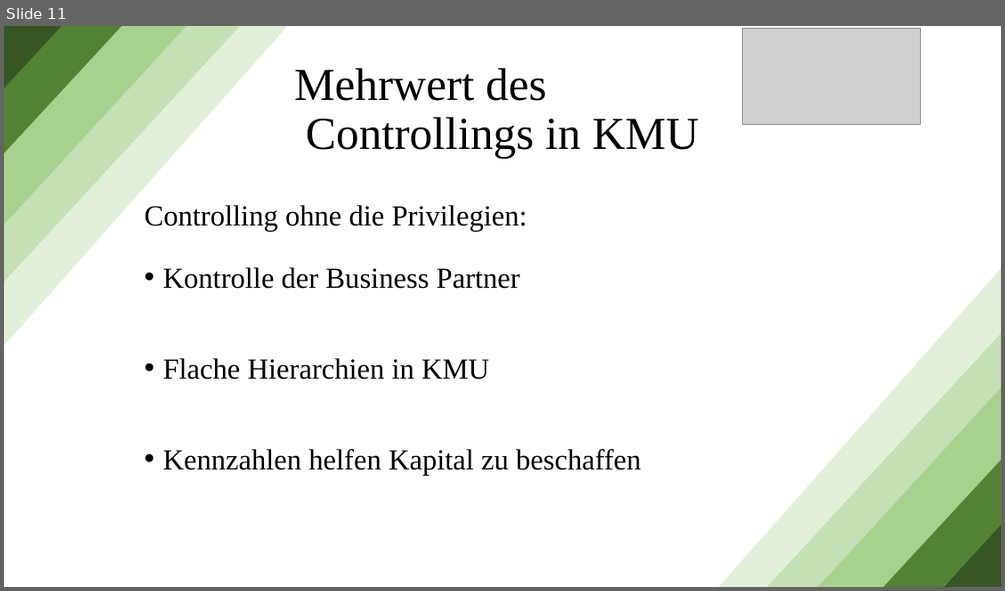
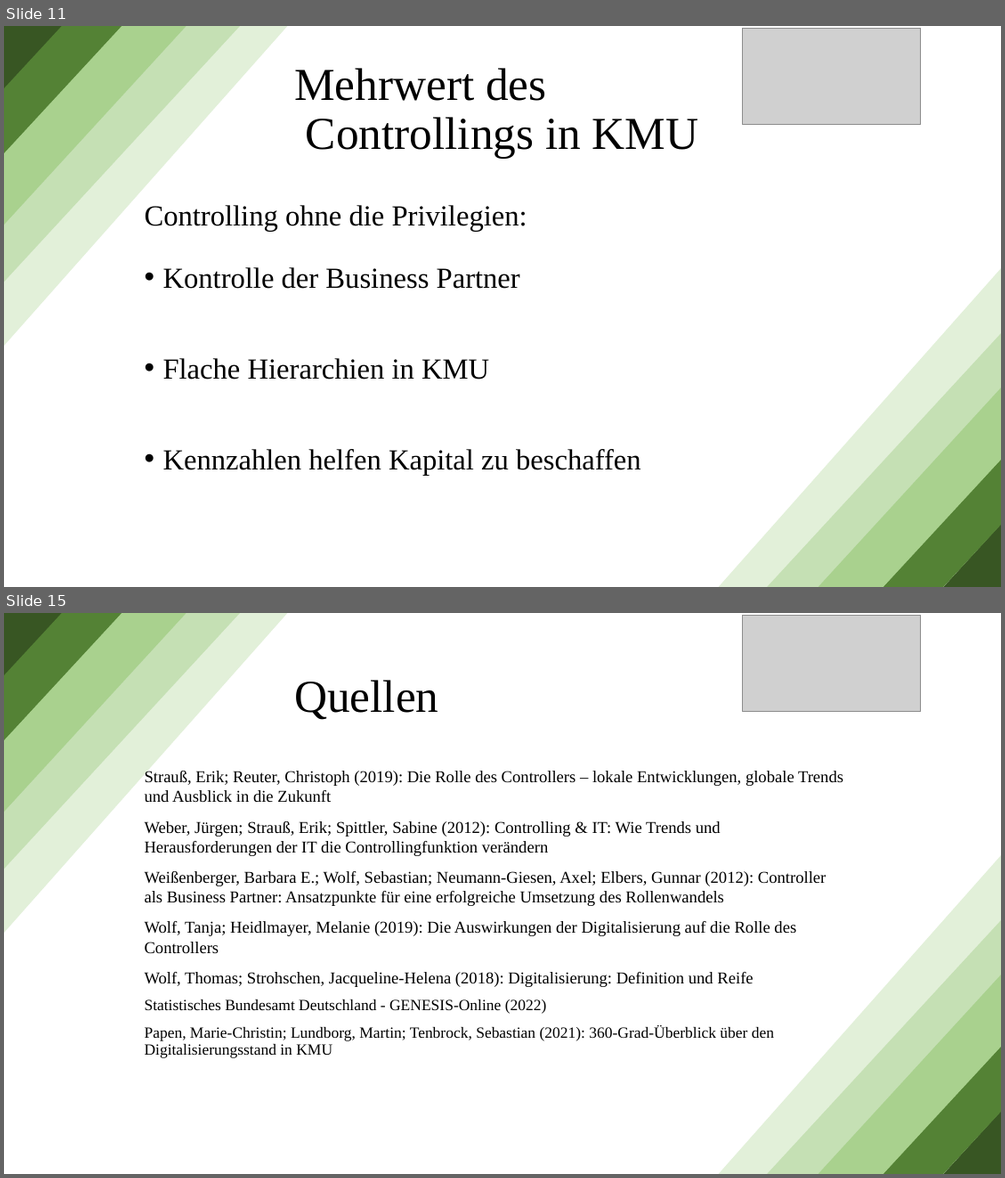
Before and after one commit to MaxGabler31/Seminar-Management-und-Controlling, a slide deck: Seminar Management und Controlling/Controlling in kleinen und mittleren Unternehmen.pptx. Shown one above the other, each under a label of ours: slide 11 before the commit, slides 11 and 15 after it; the slides between them are not shown. The pictures are 1005x591 and 1005x1178 pixels, drawn with LibreOffice and Linux fonts; fonts in the diff are those of the drawing; grey boxes stand for pictures. Boxes give left, top, right and bottom in pixels: in the first picture for what was removed or moved away, otherwise in the second. Text is boxed around its words. In the diff, an @@ line names an element or a change of style, - is before the commit and + after.

```diff
--- a/Seminar Management und Controlling/Controlling in kleinen und mittleren Unternehmen.pptx
+++ b/Seminar Management und Controlling/Controlling in kleinen und mittleren Unternehmen.pptx
@@ slide 15 added at (4,613,1001,1174), background #FFFFFF @@
@@ diag stripe added at (4,613,287,932), fill #E2F0D9, outline #E2F0D9 1 pt @@
@@ diag stripe added at (4,613,240,868), fill #C5E0B4, outline #C5E0B4 1 pt @@
@@ diag stripe added at (4,613,186,811), fill #A9D18E, outline #A9D18E 1 pt @@
@@ right triangle added at (4,613,62,676), fill #385723, outline #385723 1 pt @@
@@ diag stripe added at (4,613,121,739), fill #548235, outline #548235 1 pt @@
@@ picture added at (743,616,921,712) @@
@@ title added at (294,680,438,720), 44 pt, text #000000 @@
+Quellen
@@ text added at (145,771,843,1058), 16 pt, text #000000 @@
+Strauß, Erik; Reuter, Christoph (2019): Die Rolle des Controllers – lokale Entwicklungen, globale Trends und Ausblick in die Zukunft
+Weber, Jürgen; Strauß, Erik; Spittler, Sabine (2012): Controlling & IT: Wie Trends und Herausforderungen der IT die Controllingfunktion verändern
+Weißenberger, Barbara E.; Wolf, Sebastian; Neumann-Giesen, Axel; Elbers, Gunnar (2012): Controller als Business Partner: Ansatzpunkte für eine erfolgreiche Umsetzung des Rollenwandels
+Wolf, Tanja; Heidlmayer, Melanie (2019): Die Auswirkungen der Digitalisierung auf die Rolle des Controllers
+Wolf, Thomas; Strohschen, Jacqueline-Helena (2018): Digitalisierung: Definition und Reife
+Statistisches Bundesamt Deutschland - GENESIS-Online (2022)
+Papen, Marie-Christin; Lundborg, Martin; Tenbrock, Sebastian (2021): 360-Grad-Überblick über den Digitalisierungsstand in KMU
@@ diag stripe added at (718,856,1001,1174), fill #E2F0D9, outline #E2F0D9 1 pt @@
@@ diag stripe added at (767,920,1001,1174), fill #C5E0B4, outline #C5E0B4 1 pt @@
@@ diag stripe added at (820,975,1001,1173), fill #A9D18E, outline #A9D18E 1 pt @@
@@ diag stripe added at (884,1047,1001,1174), fill #548235, outline #548235 1 pt @@
@@ right triangle added at (943,1111,1001,1174), fill #385723, outline #385723 1 pt @@
```
Also in this commit, not shown: 1 slide changed, 2 other slides added.
